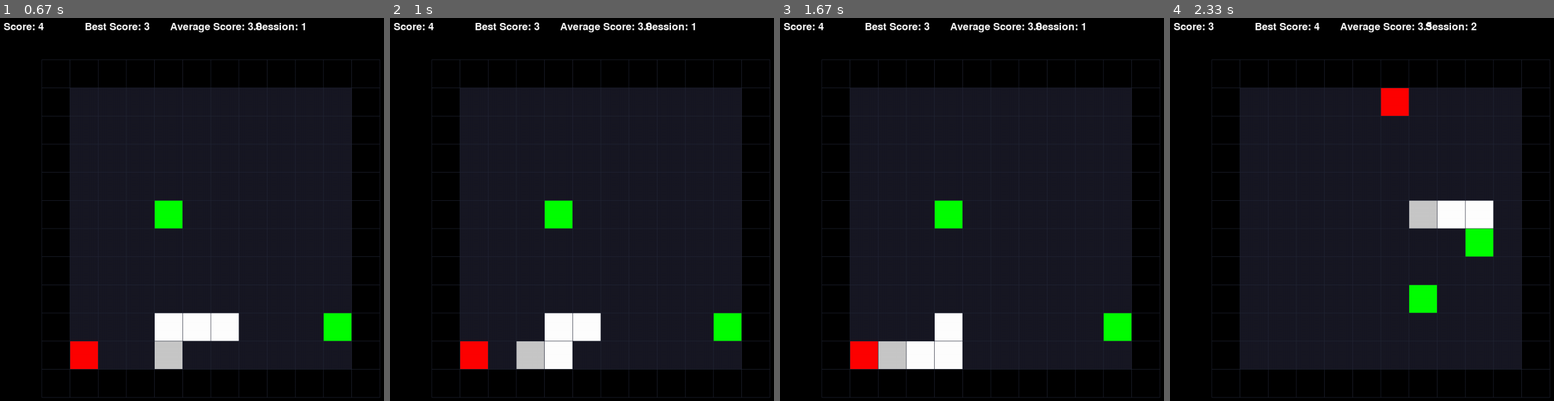
Above: before the commit, frames 1-4 (left to right).
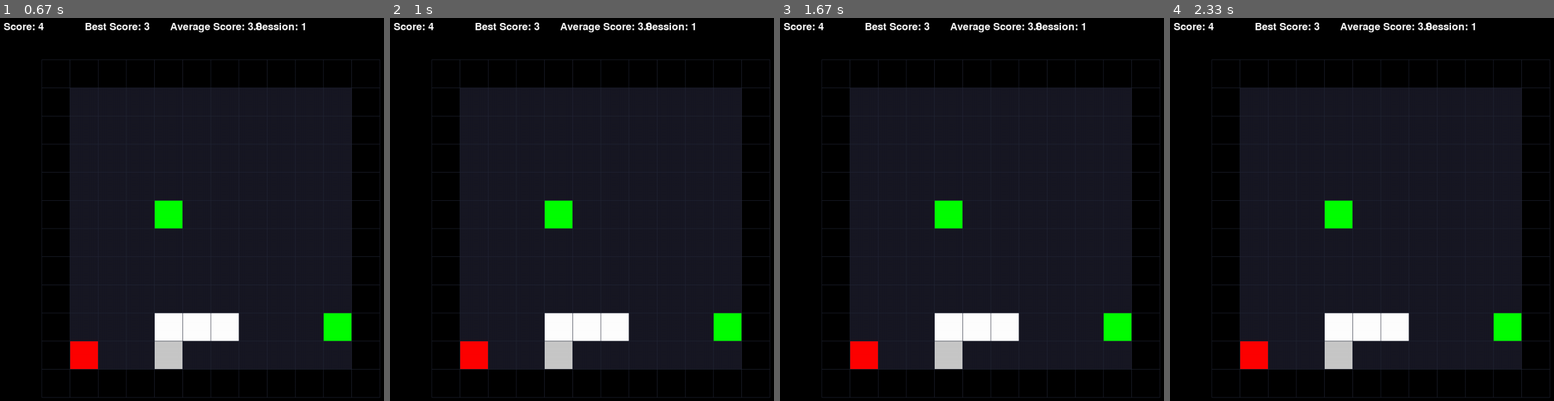
Above: after the commit, the same moments.

Repository: Romeovcn/L2S
Game: pygame game, started from main.py
The game is run twice, just before and just after one commit, with the same random seed, the same clock (stepped at 60 frames per second) and the same inputs.
Inputs:
- Up to frame 1 (0.67 s): tap Space at 0.33 s
- Up to frame 2 (1 s): hold P from 0.67 s (still down); hold A from 0.67 s (still down)
- Up to frame 3 (1.67 s): release P at 1.2 s; release A at 1.2 s; hold A from 1.23 s (still down)
- Up to frame 4 (2.33 s): release A at 1.77 s; hold S 1.8-2.15 s; hold A from 2.18 s (still down)

Frame 1 is identical in both runs. In frame 2, 1.6% of the frame differs, in the area x 32-63%, y 77-92%; in frame 3, 2.7%; in frame 4, 7.1%, in the area x 9-92%, y 0-92%.

Commit message:
added update_state to map class

Diff:
--- a/game_engine/events.py
+++ b/game_engine/events.py
@@ -1,7 +1,5 @@
-from q_learning.get_state import get_state
-from q_learning.get_state import get_state
 from game_engine.game_algorithm import is_move_legal
-from q_learning.ai import calculate_next_move
+# from q_learning.ai import calculate_next_move
 
 def check_key_events(pygame, running, direction, pause, map, q_table, epsilon, learn, need_update=False):
 	"""
@@ -30,13 +28,12 @@
 			elif key[pygame.K_p]: # Pause the game
 				print("AI is paused")
 				pause = True if not pause else False
-			elif key[pygame.K_SPACE] and pause: # Play turn by turn
-				direction = calculate_next_move(map, epsilon, q_table, learn, direction)
-				need_update = True
+			# elif key[pygame.K_SPACE] and pause: # Play turn by turn
+			# 	direction = calculate_next_move(map, epsilon, q_table, learn, direction)
+			# 	need_update = True
 			elif key[pygame.K_b]: # Debug print
-				state = get_state(map)
-				print(f"State: {state}")
-				print(f"Q_values: {q_table[state]}")
+				print(f"State: {map.state}")
+				print(f"Q_values: {q_table[map.state]}")
 				# for action in ["UP", "DOWN", "LEFT", "RIGHT"]:
 				# 	print(f"{action}: {get_reward(state, action)}")
 		# 	# elif key[pygame.K_UP]: # Augment speed
--- a/game_engine/game_algorithm.py
+++ b/game_engine/game_algorithm.py
@@ -3,6 +3,24 @@
 YELLOW = "\033[33m"
 CYAN = "\033[36m"
 RESET = "\033[0m"
+
+def perform_move(map, direction, game_data):
+	snake_pos = map.snake_pos
+
+	target_cell = get_cell_value_and_coordinates(map, direction)
+	move_validity = is_move_valid(snake_pos, target_cell)
+	if move_validity == -1:
+		# print(f"{RED}YOU ARE DEAD{RESET}")
+		if len(snake_pos) > game_data["best_score"]:
+			game_data["best_score"] = len(snake_pos)
+		game_data["total_score"] += len(snake_pos)
+		game_data["nb_game"] += 1
+		return -1
+	else:
+		move(map, target_cell)
+		map.update_state()
+		# map.print()
+		return 1
 
 def update_snake_pos(map, target_cell):
 	if target_cell['value'] == "0":
--- a/game_engine/generate_map.py
+++ b/game_engine/generate_map.py
@@ -56,6 +56,7 @@
 
 		self.snake_pos = [snake_head_pos, snake_first_body_pos, snake_second_body_pos]
 		self.score = 3
+		self.update_state()
 
 	def print(self):
 		for row in self.map:
@@ -92,3 +93,147 @@
 					available_pos.add((row_index, col_index))
 
 		return available_pos
+
+	def update_state(self):
+		# Check if there is a danger in the next cell in this direction. 0: No, 1: Yes
+		DANGER_UP = 0
+		DANGER_DOWN = 0
+		DANGER_RIGHT = 0
+		DANGER_LEFT = 0
+
+		# Check if there is a green apple in this direction. 0: No, 1: Yes in the direct next cell, 2: Yes and no obstacles
+		GREEN_UP = 0
+		GREEN_DOWN = 0
+		GREEN_RIGHT = 0
+		GREEN_LEFT = 0
+
+		# Check if there is a red apple in the next cell in this direction. 0: No, 1: Yes
+		RED_UP = 0
+		RED_DOWN = 0
+		RED_RIGHT = 0
+		RED_LEFT = 0
+
+		snake_head = self.snake_pos[0]
+
+		UP = self.map[snake_head[0] - 1][snake_head[1]]
+		DOWN = self.map[snake_head[0] + 1][snake_head[1]]
+		LEFT = self.map[snake_head[0]][snake_head[1] - 1]
+		RIGHT = self.map[snake_head[0]][snake_head[1] + 1]
+
+		DANGER_UP, RED_UP, GREEN_UP = self.__check_up()
+		DANGER_DOWN, RED_DOWN, GREEN_DOWN = self.__check_down()
+		DANGER_LEFT, RED_LEFT, GREEN_LEFT = self.__check_left()
+		DANGER_RIGHT, RED_RIGHT, GREEN_RIGHT = self.__check_right()
+
+		self.state = f"DU_{DANGER_UP} DD_{DANGER_DOWN} DL_{DANGER_LEFT} DR_{DANGER_RIGHT}, GU_{GREEN_UP} GD_{GREEN_DOWN} GL_{GREEN_LEFT} GR_{GREEN_RIGHT}, RU_{RED_UP} RD_{RED_DOWN} RL_{RED_LEFT} RR_{RED_RIGHT}"
+
+	def __check_up(self):
+		snake_pos = self.snake_pos
+		snake_head = snake_pos[0]
+		map = self.map
+
+		first_cell = map[snake_head[0] - 1][snake_head[1]]
+		if len(snake_pos) > 1:
+			first_body_pos = (snake_pos[1][0], snake_pos[1][1])
+			first_cell_pos = (snake_head[0] - 1, snake_head[1])
+
+			if first_body_pos == first_cell_pos: # Check if going backward
+				return (0, 0, 0)
+		if first_cell == "W" or first_cell == "S":
+			return (1, 0, 0)
+		if first_cell == "S":
+			return (1, 0, 0)
+		if first_cell == "G": # check if first cell is green apple returns (0, 1, 0)
+			return (0, 0, 1)
+		# if first_cell == "R": # check if first cell is red apple returns (0, 1, 0)
+		# 	red_apple = 1
+		# 	return (0, 1, 0)
+		i = snake_head[0] - 1
+		while i > 0:
+			# if map[i][snake_head[1]] == "R":
+			# 	red_apple = 1
+			if map[i][snake_head[1]] == "G":
+				return (0, 0, 2)
+			i -= 1
+		return (0, 0, 0) # IS_DANGER: Boolean, RED_APPLE: Boolean, GREEN_APPLE: 0: 0, 1: 1, 3: 1 in direction
+
+	def __check_down(self):
+		snake_pos = self.snake_pos
+		snake_head = snake_pos[0]
+		map = self.map
+
+		first_cell = map[snake_head[0] + 1][snake_head[1]]
+		if len(snake_pos) > 1:
+			first_body_pos = (snake_pos[1][0], snake_pos[1][1])
+			first_cell_pos = (snake_head[0] + 1, snake_head[1])
+
+			if first_body_pos == first_cell_pos: # Check if going backward
+				return (0, 0, 0)
+		if first_cell == "W" or first_cell == "S":
+			return (1, 0, 0)
+		# if first_cell == "R": # check if first cell is red apple returns (0, 1, 0)
+		# 	return (0, 1, 0)
+		if first_cell == "G": # check if first cell is green apple returns (0, 1, 0)
+			return (0, 0, 1)
+		i = snake_head[0] + 1
+		while i < self.size + 1:
+			# if map[i][snake_head[1]] == "R":
+			# 	break
+			if map[i][snake_head[1]] == "G":
+				return (0, 0, 2)
+			i += 1
+		return (0, 0, 0)
+
+	def __check_left(self):
+		snake_pos = self.snake_pos
+		snake_head = snake_pos[0]
+		map = self.map
+
+		first_cell = map[snake_head[0]][snake_head[1] - 1]
+		if len(snake_pos) > 1:
+			first_body_pos = (snake_pos[1][0], snake_pos[1][1])
+			first_cell_pos = (snake_head[0], snake_head[1] - 1)
+
+			if first_body_pos == first_cell_pos: # Check if going backward
+				return (0, 0, 0)
+		if first_cell == "W" or first_cell == "S":
+			return (1, 0, 0)
+		# if first_cell == "R": # check if first cell is red apple returns (0, 1, 0)
+		# 	return (0, 1, 0)
+		if first_cell == "G": # check if first cell is green apple returns (0, 1, 0)
+			return (0, 0, 1)
+		i = snake_head[1] - 1
+		while i > 0:
+			# if map[snake_head[0]][i] == "R":
+			# 	break
+			if map[snake_head[0]][i] == "G":
+				return (0, 0, 2)
+			i -= 1
+		return (0, 0, 0)
+
+	def __check_right(self):
+		snake_pos = self.snake_pos
+		snake_head = snake_pos[0]
+		map = self.map
+
+		first_cell = map[snake_head[0]][snake_head[1] + 1]
+		if len(snake_pos) > 1:
+			first_body_pos = (snake_pos[1][0], snake_pos[1][1])
+			first_cell_pos = (snake_head[0], snake_head[1] + 1)
+
+			if first_body_pos == first_cell_pos: # Check if going backward
+				return (0, 0, 0)
+		if first_cell == "W" or first_cell == "S":
+			return (1, 0, 0)
+		# if first_cell == "R": # check if first cell is red apple returns (0, 1, 0)
+		# 	return (0, 1, 0)
+		if first_cell == "G": # check if first cell is green apple returns (0, 1, 0)
+			return (0, 0, 1)
+		i = snake_head[1] + 1
+		while i < self.size + 1:
+			# if map[snake_head[0]][i] == "R":
+			# 	break
+			if map[snake_head[0]][i] == "G":
+				return (0, 0, 2)
+			i += 1
+		return (0, 0, 0)
--- a/main.py
+++ b/main.py
@@ -15,23 +15,6 @@
 YELLOW = "\033[33m"
 CYAN = "\033[36m"
 RESET = "\033[0m"
-
-def perform_move(map, direction, game_data):
-	snake_pos = map.snake_pos
-
-	target_cell = get_cell_value_and_coordinates(map, direction)
-	move_validity = is_move_valid(snake_pos, target_cell)
-	if move_validity == -1:
-		# print(f"{RED}YOU ARE DEAD{RESET}")
-		if len(snake_pos) > game_data["best_score"]:
-			game_data["best_score"] = len(snake_pos)
-		game_data["total_score"] += len(snake_pos)
-		game_data["nb_game"] += 1
-		return -1
-	else:
-		move(map, target_cell)
-		# map.print()
-		return 1
 
 def main():
 	parser = argparse.ArgumentParser(description="Q-Learning Snake AI")
@@ -79,26 +62,22 @@
 		# map.print()
 
 		while running:
-			# current_time = pygame.time.get_ticks()
-			# for event in pygame.event.get():
 			if not args.hide_display:
 				running, direction, pause, need_update = check_key_events(pygame, running, direction, pause, map, q_table, epsilon, args.learn, need_update)
 
 			if not pause:
-				direction = calculate_next_move(map, epsilon, q_table, args.learn, direction)
+				is_alive, direction = calculate_next_move(map, epsilon, q_table, args.learn, direction, screen, game_data)
 				epsilon = max(min_epsilon, epsilon * epsilon_decay) # Decay epsilon
-				need_update = True
+				if not is_alive:
+					break
 
-			if need_update:
-				move_validity = perform_move(map, direction, game_data)
-				if move_validity == -1:
-					break
-				display_game(map, screen, game_data)
-				game_data["total_nb_moves"] += 1
-				need_update = None
-
-			# clock.tick(20)
-			pass
+			# if need_update:
+			# 	move_validity = perform_move(map, direction, game_data)
+			# 	if move_validity == -1:
+			# 		break
+			# 	display_game(map, screen, game_data)
+			# 	game_data["total_nb_moves"] += 1
+			# 	need_update = None
 
 		if not running:
 			break
@@ -109,6 +88,7 @@
 	# Round all values
 	print(f"Best Score: {game_data['best_score']}")
 	print(f"Number of Games: {game_data['nb_game']}")
+	print(f"Total scores: {game_data['total_score']}")
 	print(f"Average Score: {game_data['total_score'] / game_data['nb_game']}")
 	print(f"Average moves: {game_data['total_nb_moves'] / game_data['nb_game']}")
 
--- a/q_learning/ai.py
+++ b/q_learning/ai.py
@@ -1,16 +1,24 @@
 import random
 
-from game_engine.game_algorithm import is_move_legal
-from q_learning.get_state import get_state
+from game_engine.game_algorithm import is_move_legal, perform_move
 from q_learning.reward import get_reward
+from game_engine.draw import display_game
 
-def calculate_next_move(map, epsilon, q_table, learn, direction):
+def calculate_next_move(map, epsilon, q_table, learn, direction, screen, game_data):
+	Q = 0
+	r = 0
+
 	possible_moves = get_all_possible_moves(direction) # Get list of possible moves
-	state = get_state(map) # Get the current state of the game
-	action = choose_action(epsilon, possible_moves, q_table, state, learn) # Choose between Explore or Exploit
+	state = map.state
+	action = choose_action(epsilon, possible_moves, q_table, map.state, learn) # Choose between Explore or Exploit
 	if learn:
-		q_table[state] = update_q_value(q_table, state, action) # Update the q value of the chosen action
-	return action
+		update_q_value(q_table, map.state, action)
+	move_validity = perform_move(map, action, game_data)
+	if move_validity == -1:
+		return False, action
+	display_game(map, screen, game_data)
+	game_data["total_nb_moves"] += 1
+	return True, action
 
 def choose_action(epsilon, possible_moves, q_table, state, learn):
 	if learn and random.uniform(0, 1) < epsilon: # Explore: choose a random action
@@ -67,3 +75,19 @@
 
 	Q_values[action] = Q + 0.1 * (r + gamma * max_Q - Q)
 	return Q_values
+
+# def update_q_value(q_table, reward, previous_Q, state, action):
+# 	Q_values = q_table.get(state, {"UP": 0, "DOWN": 0, "LEFT": 0, "RIGHT": 0})
+# 	Q = Q_values[action]
+# 	max_Q = max(Q_values[action] for action in ["UP", "DOWN", "LEFT", "RIGHT"])
+# 	r = get_reward(state, action)
+# 	gamma = 0.9
+
+# 	Q_values[action] = previous_Q + 0.1 * (r + gamma * max_Q - previous_Q)
+# 	return Q_values
+
+# def get_q_value(q_table, state, action):
+# 	Q_values = q_table.get(state, {"UP": 0, "DOWN": 0, "LEFT": 0, "RIGHT": 0})
+# 	Q = Q_values[action]
+
+# 	return Q
--- a/q_learning/get_state.py
+++ /dev/null
@@ -1,169 +0,0 @@
-def check_up(map):
-	snake_pos = map.snake_pos
-	snake_head = snake_pos[0]
-	first_cell = map.map[snake_head[0] - 1][snake_head[1]]
-
-	if len(snake_pos) > 1:
-		first_body_pos = (snake_pos[1][0], snake_pos[1][1])
-		first_cell_pos = (snake_head[0] - 1, snake_head[1])
-
-		if first_body_pos == first_cell_pos: # Check if going backward
-			return (0, 0, 0)
-	if first_cell == "W" or first_cell == "S":
-		return (1, 0, 0)
-	if first_cell == "S":
-		return (1, 0, 0)
-	if first_cell == "G": # check if first cell is green apple returns (0, 1, 0)
-		return (0, 0, 1)
-	# if first_cell == "R": # check if first cell is red apple returns (0, 1, 0)
-	# 	red_apple = 1
-	# 	return (0, 1, 0)
-	i = snake_head[0] - 1
-	while i > 0:
-		# if map.map[i][snake_head[1]] == "R":
-		# 	red_apple = 1
-		if map.map[i][snake_head[1]] == "G":
-			return (0, 0, 2)
-		i -= 1
-	return (0, 0, 0) # IS_DANGER: Boolean, RED_APPLE: Boolean, GREEN_APPLE: 0: 0, 1: 1, 3: 1 in direction
-
-def check_down(map):
-	snake_pos = map.snake_pos
-	snake_head = snake_pos[0]
-	first_cell = map.map[snake_head[0] + 1][snake_head[1]]
-
-	if len(snake_pos) > 1:
-		first_body_pos = (snake_pos[1][0], snake_pos[1][1])
-		first_cell_pos = (snake_head[0] + 1, snake_head[1])
-
-		if first_body_pos == first_cell_pos: # Check if going backward
-			return (0, 0, 0)
-	if first_cell == "W" or first_cell == "S":
-		return (1, 0, 0)
-	# if first_cell == "R": # check if first cell is red apple returns (0, 1, 0)
-	# 	return (0, 1, 0)
-	if first_cell == "G": # check if first cell is green apple returns (0, 1, 0)
-		return (0, 0, 1)
-	i = snake_head[0] + 1
-	while i < map.size + 1:
-		# if map.map[i][snake_head[1]] == "R":
-		# 	break
-		if map.map[i][snake_head[1]] == "G":
-			return (0, 0, 2)
-		i += 1
-	return (0, 0, 0)
-
-def check_left(map):
-	snake_pos = map.snake_pos
-	snake_head = snake_pos[0]
-	first_cell = map.map[snake_head[0]][snake_head[1] - 1]
-
-	if len(snake_pos) > 1:
-		first_body_pos = (snake_pos[1][0], snake_pos[1][1])
-		first_cell_pos = (snake_head[0], snake_head[1] - 1)
-
-		if first_body_pos == first_cell_pos: # Check if going backward
-			return (0, 0, 0)
-	if first_cell == "W" or first_cell == "S":
-		return (1, 0, 0)
-	# if first_cell == "R": # check if first cell is red apple returns (0, 1, 0)
-	# 	return (0, 1, 0)
-	if first_cell == "G": # check if first cell is green apple returns (0, 1, 0)
-		return (0, 0, 1)
-	i = snake_head[1] - 1
-	while i > 0:
-		# if map.map[snake_head[0]][i] == "R":
-		# 	break
-		if map.map[snake_head[0]][i] == "G":
-			return (0, 0, 2)
-		i -= 1
-	return (0, 0, 0)
-
-def check_right(map):
-	snake_pos = map.snake_pos
-	snake_head = snake_pos[0]
-	first_cell = map.map[snake_head[0]][snake_head[1] + 1]
-
-	if len(snake_pos) > 1:
-		first_body_pos = (snake_pos[1][0], snake_pos[1][1])
-		first_cell_pos = (snake_head[0], snake_head[1] + 1)
-
-		if first_body_pos == first_cell_pos: # Check if going backward
-			return (0, 0, 0)
-	if first_cell == "W" or first_cell == "S":
-		return (1, 0, 0)
-	# if first_cell == "R": # check if first cell is red apple returns (0, 1, 0)
-	# 	return (0, 1, 0)
-	if first_cell == "G": # check if first cell is green apple returns (0, 1, 0)
-		return (0, 0, 1)
-	i = snake_head[1] + 1
-	while i < map.size + 1:
-		# if map.map[snake_head[0]][i] == "R":
-		# 	break
-		if map.map[snake_head[0]][i] == "G":
-			return (0, 0, 2)
-		i += 1
-	return (0, 0, 0)
-
-def get_state(map):
-	# Check if there is a danger in the next cell in this direction. 0: No, 1: Yes
-	DANGER_UP = 0
-	DANGER_DOWN = 0
-	DANGER_RIGHT = 0
-	DANGER_LEFT = 0
-
-	# Check if there is a green apple in this direction. 0: No, 1: Yes in the direct next cell, 2: Yes and no obstacles
-	GREEN_UP = 0
-	GREEN_DOWN = 0
-	GREEN_RIGHT = 0
-	GREEN_LEFT = 0
-
-	# Check if there is a red apple in the next cell in this direction. 0: No, 1: Yes
-	RED_UP = 0
-	RED_DOWN = 0
-	RED_RIGHT = 0
-	RED_LEFT = 0
-
-	snake_pos = map.snake_pos
-	snake_head = snake_pos[0]
-
-	UP = map.map[snake_head[0] - 1][snake_head[1]]
-	DOWN = map.map[snake_head[0] + 1][snake_head[1]]
-	LEFT = map.map[snake_head[0]][snake_head[1] - 1]
-	RIGHT = map.map[snake_head[0]][snake_head[1] + 1]
-
-	if UP == "W" or UP == "S":
-		DANGER_UP = 1
-	elif UP == "G":
-		GREEN_UP = 1
-	elif UP == "R":
-		RED_UP = 1
-
-	if DOWN == "W" or DOWN == "S":
-		DANGER_DOWN = 1
-	elif DOWN == "G":
-		GREEN_DOWN = 1
-	elif DOWN == "R":
-		RED_DOWN = 1
-
-	if LEFT == "W" or LEFT == "S":
-		DANGER_LEFT = 1
-	elif LEFT == "G":
-		GREEN_LEFT = 1
-	elif LEFT == "R":
-		RED_LEFT = 1
-
-	if RIGHT == "W" or RIGHT == "S":
-		DANGER_RIGHT = 1
-	elif RIGHT == "G":
-		GREEN_RIGHT = 1
-	elif RIGHT == "R":
-		RED_RIGHT = 1
-
-	DANGER_UP, RED_UP, GREEN_UP = check_up(map)
-	DANGER_DOWN, RED_DOWN, GREEN_DOWN = check_down(map)
-	DANGER_LEFT, RED_LEFT, GREEN_LEFT = check_left(map)
-	DANGER_RIGHT, RED_RIGHT, GREEN_RIGHT = check_right(map)
-
-	state = f"DU_{DANGER_UP} DD_{DANGER_DOWN} DL_{DANGER_LEFT} DR_{DANGER_RIGHT}, GU_{GREEN_UP} GD_{GREEN_DOWN} GL_{GREEN_LEFT} GR_{GREEN_RIGHT}, RU_{RED_UP} RD_{RED_DOWN} RL_{RED_LEFT} RR_{RED_RIGHT}"
-	return state
